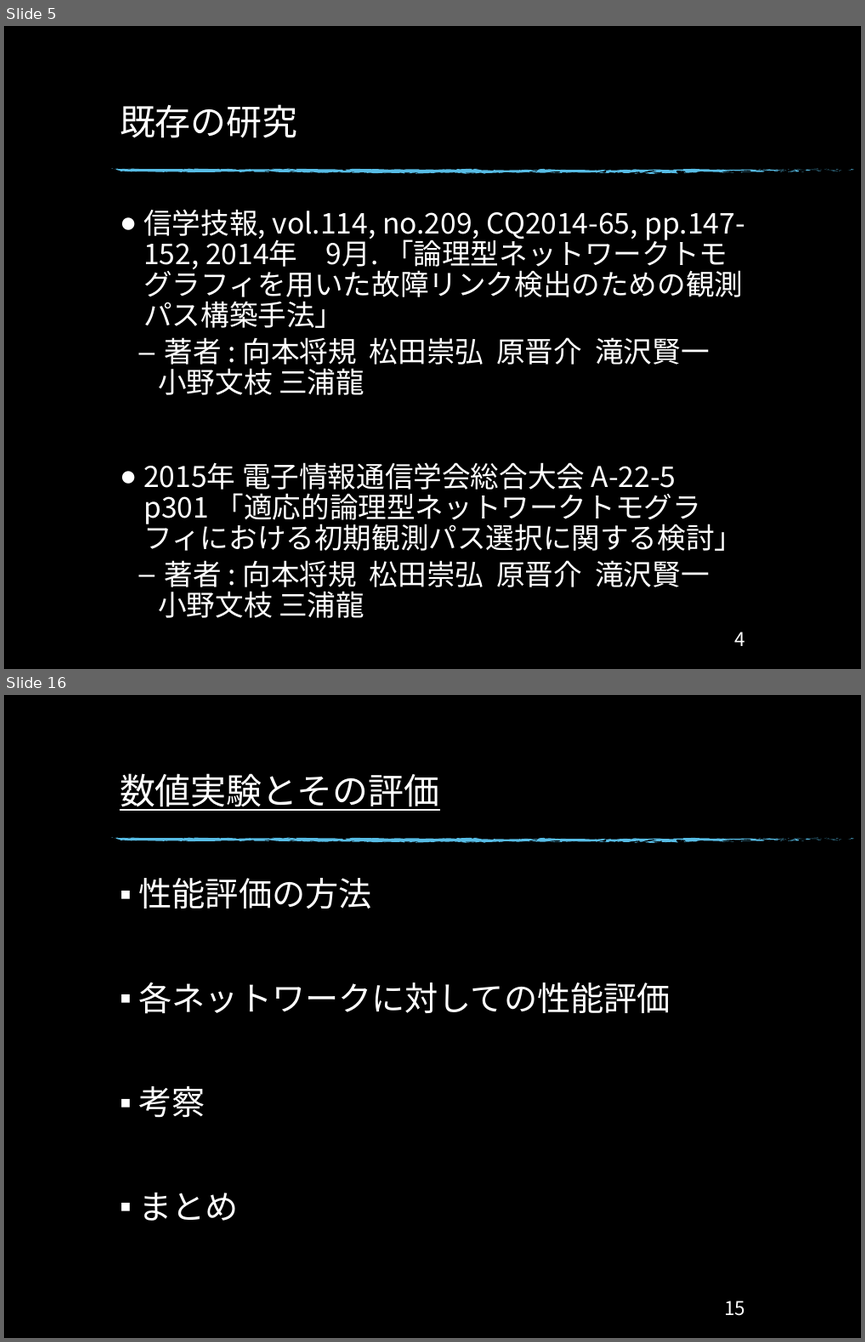
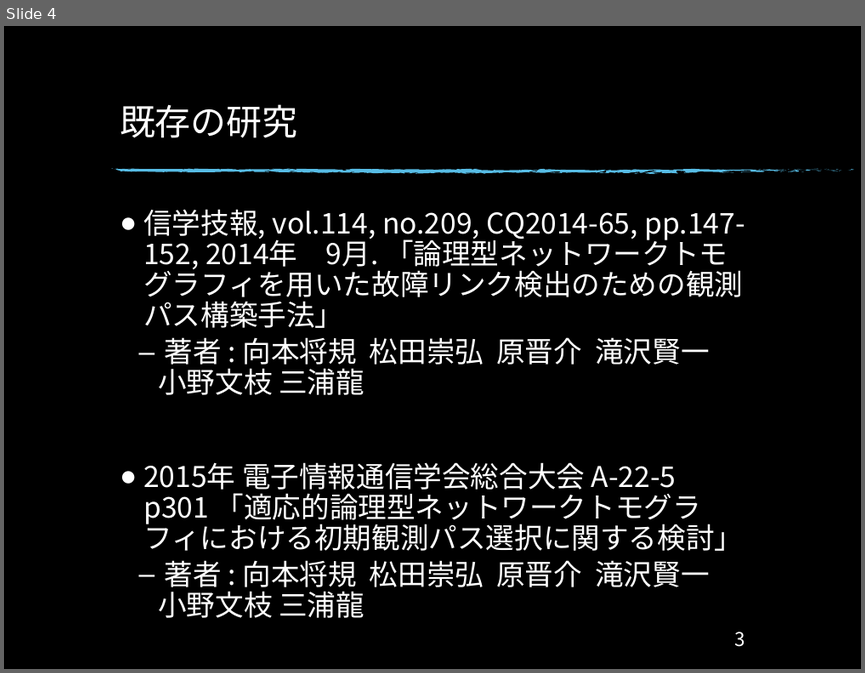
Before and after one commit to Ryo0021300/Monograph, a slide deck: Monograph/卒研発表_34.pptx. Shown one above the other, each under a label of ours: slides 5 and 16 before the commit, slide 4 after it; the slides between them are not shown. The pictures are 865x1342 and 865x673 pixels, drawn with LibreOffice and Linux fonts; fonts in the diff are those of the drawing; background and template pictures are left out. Boxes give left, top, right and bottom in pixels: in the first picture for what was removed or moved away, otherwise in the second. Text is boxed around its words. In the diff, an @@ line names an element or a change of style, - is before the commit and + after.

```diff
--- a/Monograph/卒研発表_34.pptx
+++ b/Monograph/卒研発表_34.pptx
@@ slide 16 removed at (4,695,861,1338), background picture (left out); not listed: 74 template elements that a slide beside it also shows @@
@@ title removed at (120,773,440,811) @@
-数値実験とその評価
@@ text removed at (139,878,670,1220) @@
-▪ 性能評価の方法
-▪ 各ネットワークに対しての性能評価
-▪ 考察
-▪ まとめ
@@ page number removed at (724,1300,745,1315) @@
-15
@@ what was slide 5 is now slide 4 @@
@@ page number at (735,631,745,646): text changed @@
-4
+3
```
Also in this commit, not shown: 13 slides changed, 1 slide added, 6 other slides removed, 7 other files.
